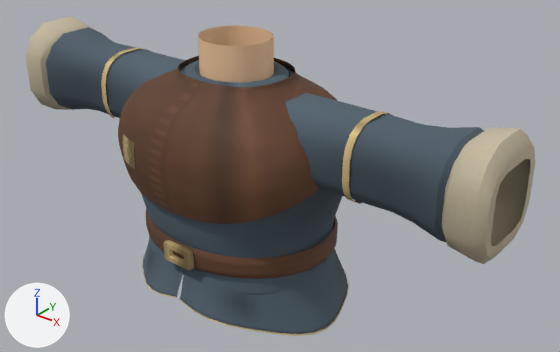
The glTF model src/assets/models/wardrobe/classes/modular/traje_picaro_aurora.glb as it was, and as the next commit left it.
One viewpoint serves both versions: a camera (50 mm lens) standing at (1.346, -1.495, 1.895) and looking at (0.101, 0.061, 0.931). The lights are fixed; the arrows at lower left show +X, +Y and +Z. The older version comes first. Vertices at exactly the same position are counted once.

Objects in the first picture: 'medieval-sleeve-l', 'medieval-sleeve-r', 'medieval-tunic', 'suit-upperarm-l' and 1 more.
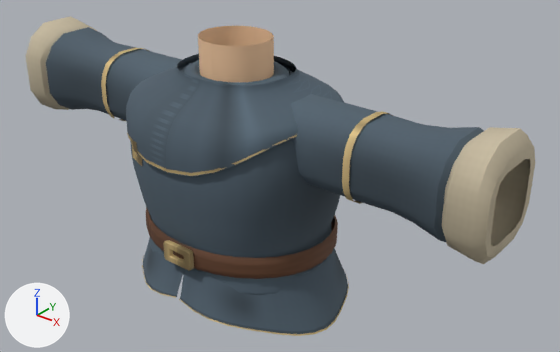
Pixel boxes (x1, y1, x2, y2) of what changed, in the pictures (560 x 352 px; the box of a moved part takes in the faces that stretch with it):
'medieval-tunic', reshaped: before (118, 26, 349, 336); after (126, 26, 349, 336)
part 1 of me_medieval_tunic, rebuilt: before (118, 56, 337, 224); after (126, 54, 344, 177)
part 2 of me_medieval_tunic, rebuilt (23% wider): before (123, 135, 135, 169); after (127, 133, 142, 166)
part 3 of me_medieval_tunic, added: after (130, 135, 297, 176)
part 4 of me_medieval_tunic, moved or reshaped: before (141, 65, 188, 274); after (130, 65, 188, 274)
part 5 of me_medieval_tunic, moved or reshaped: before (177, 69, 342, 294); after (171, 69, 340, 294)

What the commit changed:
me_medieval_tunic is used by ob_medieval_tunic; location (0.0, 0.0, 0.0).
me_medieval_tunic had 2814 vertices, 5000 faces and spanned x -0.35..0.35, y -0.285..0.271, z 0.57..1.335.
me_medieval_tunic now has 2781 vertices, 4872 faces and spans x -0.35..0.35, y -0.276..0.269, z 0.57..1.335.
me_medieval_tunic part 1: the loose piece of 528 vertices spanning x -0.347..0.347, y -0.285..0.271, z 0.915..1.245 is rebuilt with 396 vertices and now spans x -0.302..0.302, y -0.276..0.241, z 1.035..1.25, in mat_tunic.
me_medieval_tunic part 2: the loose piece of 72 vertices spanning x -0.195..-0.125, y -0.274..-0.247, z 1.008..1.082 is rebuilt with 72 vertices and now spans x -0.195..-0.125, y -0.262..-0.214, z 1.008..1.082.
me_medieval_tunic part 3: a new loose piece of 99 vertices spanning x -0.302..0.302, y -0.275..0.241, z 1.037..1.159, in mat_tunictrim.
me_medieval_tunic part 4: 262 vertices moved from x -0.335..-0.069, y -0.257..0.257, z 0.728..1.207 to x -0.311..-0.067, y -0.257..0.257, z 0.728..1.207.
me_medieval_tunic part 5: 262 vertices moved from x 0.069..0.335, y -0.257..0.257, z 0.728..1.207 to x 0.067..0.311, y -0.257..0.257, z 0.728..1.207.
